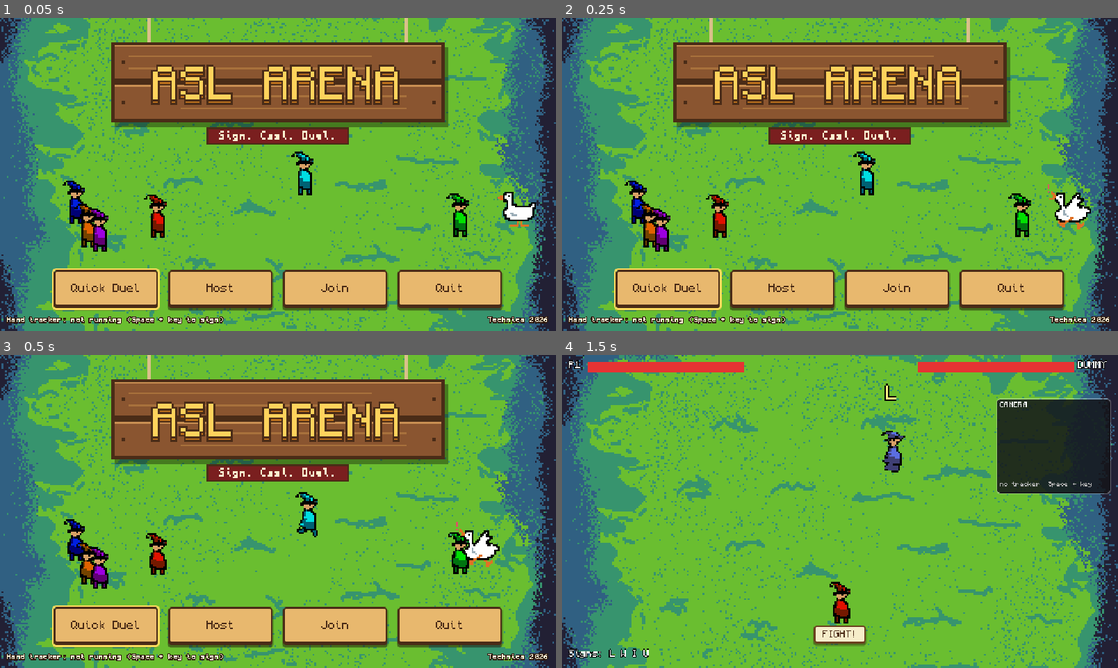
Above: before the commit, frames 1-4 (two rows, left to right).
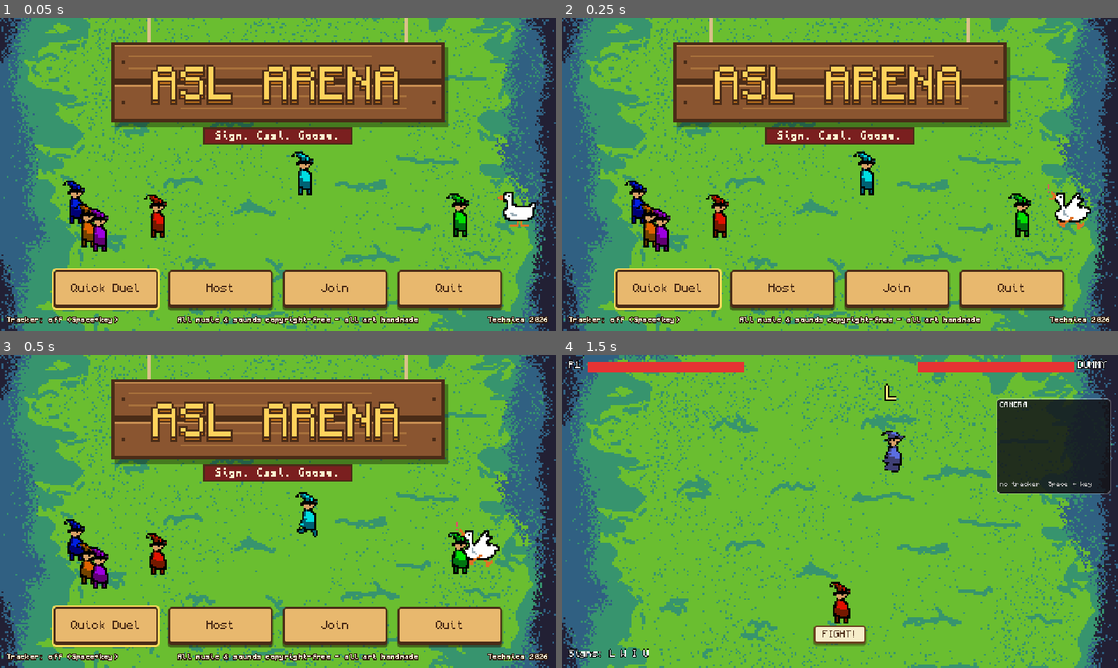
Above: after the commit, the same moments.

Repository: PROF0UND/ASL-Arena
Game: Godot game, scene res://scenes/menu/MainMenu.tscn
Two runs of this game, one before a commit and one after it. Both use one fixed random seed, a clock stepped at 60 frames per second and the inputs below.
Inputs (mouse positions are in pixels of both pictures, inside the frame that each line leads up to):
- Up to frame 1 (0.05 s): no input
- Up to frame 2 (0.25 s): no input
- Up to frame 3 (0.5 s): no input
- Up to frame 4 (1.5 s): move the mouse to (962, 495) at 0.52 s; hold D (move_right) 0.53-1.28 s; hold Shift 0.53-1.28 s; click (962, 495) at 0.67 s; tap Space at 0.77, 1.07 s; move the mouse to (728, 527) at 1.27 s; hold S (move_down) from 1.28 s (still down); tap Shift at 1.35 s; click (728, 527) at 1.42 s

The runs differ from the first frame. In frame 1, 1.3% of the frame differs, in the area x 1-76%, y 34-98%; in frame 2, 1.3%; in frame 3, 1.3%; in frame 4, nothing differs.

Commit message:
Changed the dialogues and made a nice end screen

Diff:
--- a/scenes/arena/ArenaHUD.gd
+++ b/scenes/arena/ArenaHUD.gd
@@ -24,9 +24,11 @@
 @onready var _hint_letter: Label = $HintCard/HintLetter
 @onready var _hint_sprite: TextureRect = $HintCard/HintSprite
 @onready var _signs: Label = $Signs
-@onready var _game_over: Panel = $GameOver
-@onready var _result: Label = $GameOver/Result
-@onready var _back_button: Button = $GameOver/BackButton
+@onready var _game_over: Control = $GameOver
+@onready var _game_over_box: Control = $GameOver/Box
+@onready var _result: Label = $GameOver/Box/Result
+@onready var _subtitle: Label = $GameOver/Box/Subtitle
+@onready var _back_button: Button = $GameOver/Box/BackButton
 
 
 func _ready() -> void:
@@ -102,10 +104,14 @@
 	_hint_timer = LEARNED_HINT_TIME
 
 
-func show_game_over(text: String) -> void:
-	_result.text = text
+func show_game_over(title: String, subtitle := "") -> void:
+	_result.text = title
+	_subtitle.text = subtitle
 	_game_over.visible = true
 	_back_button.grab_focus()
+	create_tween().tween_property(_game_over_box, "scale", Vector2.ONE, 0.25) \
+			.from(Vector2(0.6, 0.6)).set_trans(Tween.TRANS_BACK).set_ease(Tween.EASE_OUT)
+	Audio.play_sfx("honk", -6.0)  # the goose on the corner approves
 
 
 func _show_hint(letter: String) -> void:
@@ -128,11 +134,11 @@
 
 func _on_match_over(winner_slot: int) -> void:
 	if GameState.mode == "quick":
-		show_game_over("Dummy defeated!")
+		show_game_over("VICTORY!", "The dummy never stood a chance.")
 	elif winner_slot == Net.local_slot():
-		show_game_over("You win!")
+		show_game_over("VICTORY!", "Your signs were too strong!")
 	else:
-		show_game_over("You lose...")
+		show_game_over("DEFEAT...", "Practice your signs in the dojo and try again!")
 
 
 func _status_text() -> String:
--- a/scenes/arena/ArenaHUD.tscn
+++ b/scenes/arena/ArenaHUD.tscn
@@ -2,6 +2,9 @@
 
 [ext_resource type="Script" path="res://scenes/arena/ArenaHUD.gd" id="1_hud"]
 [ext_resource type="Script" path="res://scenes/arena/HandView.gd" id="2_hand"]
+[ext_resource type="Theme" path="res://assets/ui/menu_theme.tres" id="4_menu_theme"]
+[ext_resource type="Script" path="res://scenes/ui/BoilBox.gd" id="5_boil"]
+[ext_resource type="SpriteFrames" path="res://assets/characters/goose_frames.tres" id="6_goose"]
 
 [sub_resource type="StyleBoxFlat" id="StyleBoxFlat_panel"]
 bg_color = Color(0.08, 0.08, 0.1, 0.85)
@@ -199,27 +202,61 @@
 theme_override_font_sizes/font_size = 10
 text = "Signs: none yet"
 
-[node name="GameOver" type="Panel" parent="."]
+[node name="GameOver" type="Control" parent="."]
 visible = false
-offset_left = 200.0
-offset_top = 110.0
-offset_right = 440.0
-offset_bottom = 240.0
-theme_override_styles/panel = SubResource("StyleBoxFlat_panel")
-
-[node name="Result" type="Label" parent="GameOver"]
+offset_right = 640.0
+offset_bottom = 360.0
+theme = ExtResource("4_menu_theme")
+
+[node name="Dim" type="ColorRect" parent="GameOver"]
+offset_right = 640.0
+offset_bottom = 360.0
+color = Color(0.08, 0.05, 0.02, 0.5)
+
+[node name="Box" type="Control" parent="GameOver"]
+offset_left = 170.0
+offset_top = 104.0
+offset_right = 470.0
+offset_bottom = 254.0
+pivot_offset = Vector2(150, 75)
+mouse_filter = 2
+script = ExtResource("5_boil")
+
+[node name="Result" type="Label" parent="GameOver/Box"]
 offset_left = 10.0
-offset_top = 16.0
-offset_right = 230.0
-offset_bottom = 60.0
-theme_override_font_sizes/font_size = 20
-horizontal_alignment = 1
-vertical_alignment = 1
-
-[node name="BackButton" type="Button" parent="GameOver"]
-offset_left = 60.0
-offset_top = 80.0
-offset_right = 180.0
-offset_bottom = 108.0
-theme_override_font_sizes/font_size = 10
+offset_top = 18.0
+offset_right = 290.0
+offset_bottom = 58.0
+theme_override_colors/font_color = Color(1, 0.83, 0.36, 1)
+theme_override_colors/font_outline_color = Color(0.29, 0.17, 0.09, 1)
+theme_override_constants/outline_size = 8
+theme_override_font_sizes/font_size = 24
+text = "VICTORY!"
+horizontal_alignment = 1
+vertical_alignment = 1
+
+[node name="Subtitle" type="Label" parent="GameOver/Box"]
+offset_left = 14.0
+offset_top = 62.0
+offset_right = 286.0
+offset_bottom = 82.0
+theme_override_colors/font_color = Color(0.29, 0.17, 0.09, 1)
+theme_override_font_sizes/font_size = 10
+horizontal_alignment = 1
+vertical_alignment = 1
+autowrap_mode = 3
+
+[node name="BackButton" type="Button" parent="GameOver/Box"]
+offset_left = 80.0
+offset_top = 96.0
+offset_right = 220.0
+offset_bottom = 132.0
 text = "Back to menu"
+
+[node name="Goose" type="AnimatedSprite2D" parent="GameOver/Box"]
+position = Vector2(286, -4)
+scale = Vector2(2, 2)
+sprite_frames = ExtResource("6_goose")
+offset = Vector2(0, -13)
+flip_h = true
+autoplay = "default"
--- a/scenes/menu/MainMenu.gd
+++ b/scenes/menu/MainMenu.gd
@@ -37,7 +37,7 @@
 
 
 func _process(_delta: float) -> void:
-	_tracker_label.text = "Hand tracker: ready" if SignInput.tracker_connected else "Hand tracker: not running (Space + key to sign)"
+	_tracker_label.text = "Tracker: ready" if SignInput.tracker_connected else "Tracker: off (Space+key)"
 
 
 func _unhandled_input(event: InputEvent) -> void:
--- a/scenes/menu/MainMenu.tscn
+++ b/scenes/menu/MainMenu.tscn
@@ -112,7 +112,7 @@
 layout_mode = 0
 offset_left = 8.0
 offset_top = 342.0
-offset_right = 420.0
+offset_right = 168.0
 offset_bottom = 358.0
 theme_override_colors/font_color = Color(1, 0.96, 0.85, 1)
 theme_override_colors/font_outline_color = Color(0.18, 0.1, 0.05, 1)
@@ -121,7 +121,7 @@
 
 [node name="Credit" type="Label" parent="."]
 layout_mode = 0
-offset_left = 440.0
+offset_left = 520.0
 offset_top = 342.0
 offset_right = 632.0
 offset_bottom = 358.0
@@ -131,3 +131,16 @@
 theme_override_font_sizes/font_size = 8
 text = "Technica 2026"
 horizontal_alignment = 2
+
+[node name="Notice" type="Label" parent="."]
+layout_mode = 0
+offset_left = 168.0
+offset_top = 342.0
+offset_right = 520.0
+offset_bottom = 358.0
+theme_override_colors/font_color = Color(1, 0.96, 0.85, 1)
+theme_override_colors/font_outline_color = Color(0.18, 0.1, 0.05, 1)
+theme_override_constants/outline_size = 4
+theme_override_font_sizes/font_size = 8
+text = "All music & sounds copyright-free - all art handmade"
+horizontal_alignment = 1
--- a/scenes/menu/TitleSign.gd
+++ b/scenes/menu/TitleSign.gd
@@ -13,7 +13,7 @@
 
 const SIGN := Rect2(64, 14, 192, 46)
 const TITLE := "ASL ARENA"
-const TAGLINE := "Sign. Cast. Duel."
+const TAGLINE := "Sign. Cast. Goose."
 
 var _font: Font
 var _t := 0.0
--- /dev/null
+++ b/scenes/ui/BoilBox.gd
@@ -0,0 +1,51 @@
+extends Control
+## A cream box with a hand-drawn outline that "boils": the edges wobble to a new random shape a few times a
+## second, like hand-animated line boil. Children sit on top as usual.
+
+@export var fill := Color("fbefd0")
+@export var border := Color("4a2c17")
+@export var border_width := 3.0
+@export var boil_fps := 8.0
+@export var wobble := 1.5    # how far the edges wander, in pixels
+@export var segment := 14.0  # distance between wobble points along the edge
+
+var _t := 0.0
+
+
+func _process(delta: float) -> void:
+	var step_before := int(_t * boil_fps)
+	_t += delta
+	if int(_t * boil_fps) != step_before:
+		queue_redraw()
+
+
+func _draw() -> void:
+	var rng := RandomNumberGenerator.new()
+	rng.seed = int(_t * boil_fps) * 7919 + 1  # same shape for the whole frame of the boil
+	var outline := _wobbly_outline(rng)
+	var shadow := PackedVector2Array()
+	for p in outline:
+		shadow.append(p + Vector2(0, 4))
+	draw_colored_polygon(shadow, Color(0.12, 0.07, 0.03, 0.45))
+	draw_colored_polygon(outline, fill)
+	var closed := outline.duplicate()
+	closed.append(outline[0])
+	draw_polyline(closed, border, border_width)
+	# A thin second line just inside, like a quick pencil re-trace.
+	var inner := _wobbly_outline(rng, 5.0)
+	inner.append(inner[0])
+	draw_polyline(inner, Color(border, 0.35), 1.0)
+
+
+func _wobbly_outline(rng: RandomNumberGenerator, inset := 0.0) -> PackedVector2Array:
+	var r := Rect2(Vector2.ZERO, size).grow(-inset)
+	var corners := [r.position, Vector2(r.end.x, r.position.y), r.end, Vector2(r.position.x, r.end.y)]
+	var points := PackedVector2Array()
+	for side in 4:
+		var a: Vector2 = corners[side]
+		var b: Vector2 = corners[(side + 1) % 4]
+		var steps := maxi(1, int(a.distance_to(b) / segment))
+		for i in steps:
+			var p := a.lerp(b, float(i) / steps)
+			points.append((p + Vector2(rng.randf_range(-wobble, wobble), rng.randf_range(-wobble, wobble))).round())
+	return points
--- a/scenes/world/World.gd
+++ b/scenes/world/World.gd
@@ -363,4 +363,4 @@
 
 func _on_opponent_left() -> void:
 	if GameState.mode == "online":
-		hud.show_game_over("Opponent disconnected")
+		hud.show_game_over("MATCH OVER", "Your opponent disconnected.")
--- a/scenes/world/World.tscn
+++ b/scenes/world/World.tscn
@@ -58,9 +58,11 @@
 
 [node name="NPC1" parent="Zones/Bridge1" instance=ExtResource("11_npc")]
 position = Vector2(132, 80)
+advice = "Hey! Make sure you learned your ASL spells before going in there!"
 
 [node name="NPC2" parent="Zones/Bridge1" instance=ExtResource("11_npc")]
 position = Vector2(190, 160)
+advice = "The better you cast, the more damage you do >:)"
 
 [node name="Arena" parent="Zones" instance=ExtResource("2_arena")]
 position = Vector2(0, 780)
@@ -95,9 +97,11 @@
 
 [node name="NPC1" parent="Zones/Bridge2" instance=ExtResource("11_npc")]
 position = Vector2(190, 80)
+advice = "The better you cast, the more damage you do >:)"
 
 [node name="NPC2" parent="Zones/Bridge2" instance=ExtResource("11_npc")]
 position = Vector2(132, 160)
+advice = "Hey! Make sure you learned your ASL spells before going in there!"
 
 [node name="Home2" parent="Zones" instance=ExtResource("3_zone")]
 position = Vector2(0, 1600)
Not shown, added: scenes/ui/BoilBox.gd.uid
